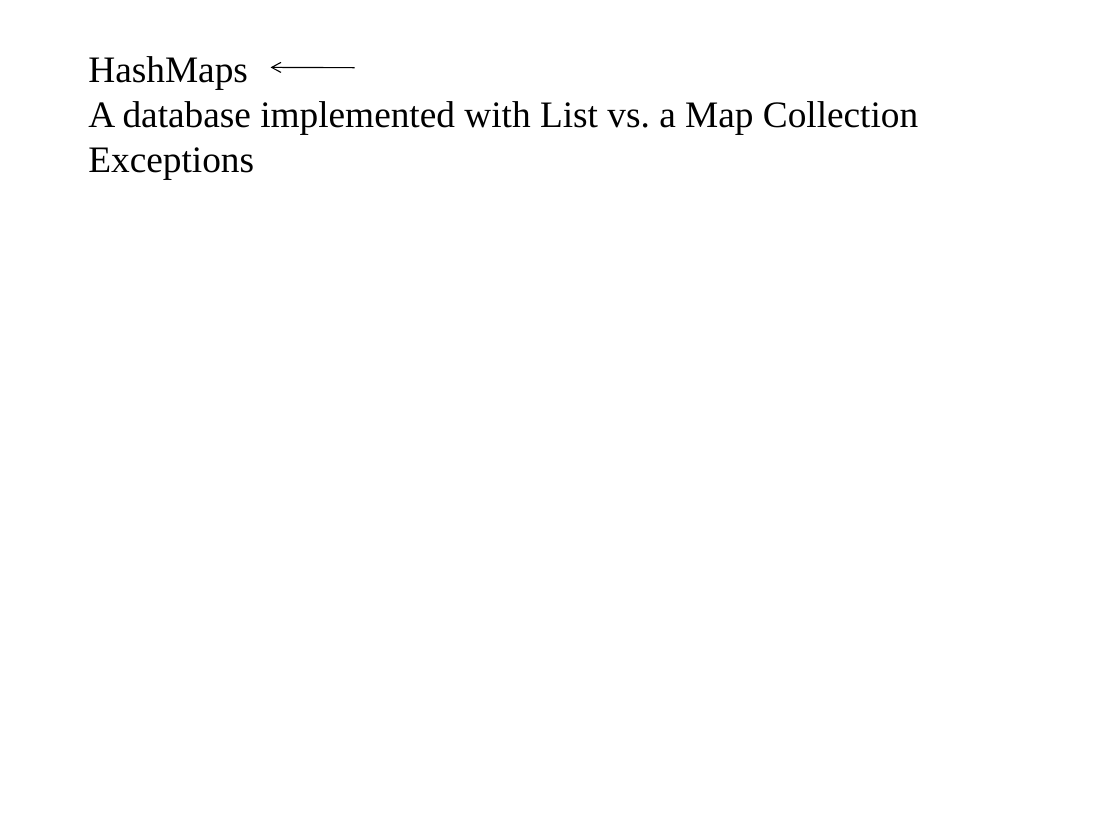
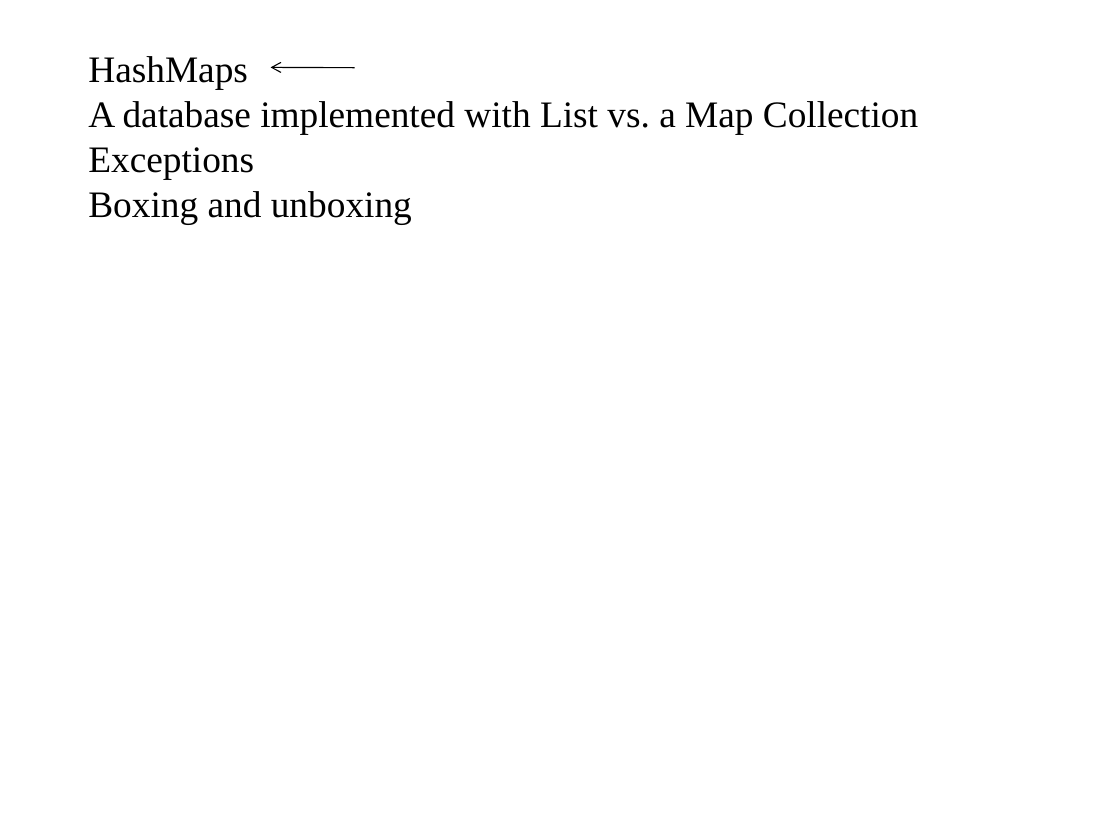
Before and after one commit to fodorclasses/fodorclasses.github.io, a slide deck: slide 1 of classes/prog2024/Prog3-Lecture10.ppt. Drawn at 1120x840 pixels with LibreOffice and Linux fonts; fonts in the diff are those of the drawing. Boxes give left, top, right and bottom in pixels: in the first picture for what was removed or moved away, otherwise in the second. Text is boxed around its words. In the diff, an @@ line names an element or a change of style, - is before the commit and + after.

Commit message:
add boxing and unboxing to lecture 10

```diff
--- a/classes/prog2024/Prog3-Lecture10.ppt
+++ b/classes/prog2024/Prog3-Lecture10.ppt
@@ text at bbox=[88, 191, 412, 224]: paragraph added @@
+Boxing and unboxing
```
Also in this commit, not shown: 3 other slides changed, 7 slides added, 1 slide removed.
